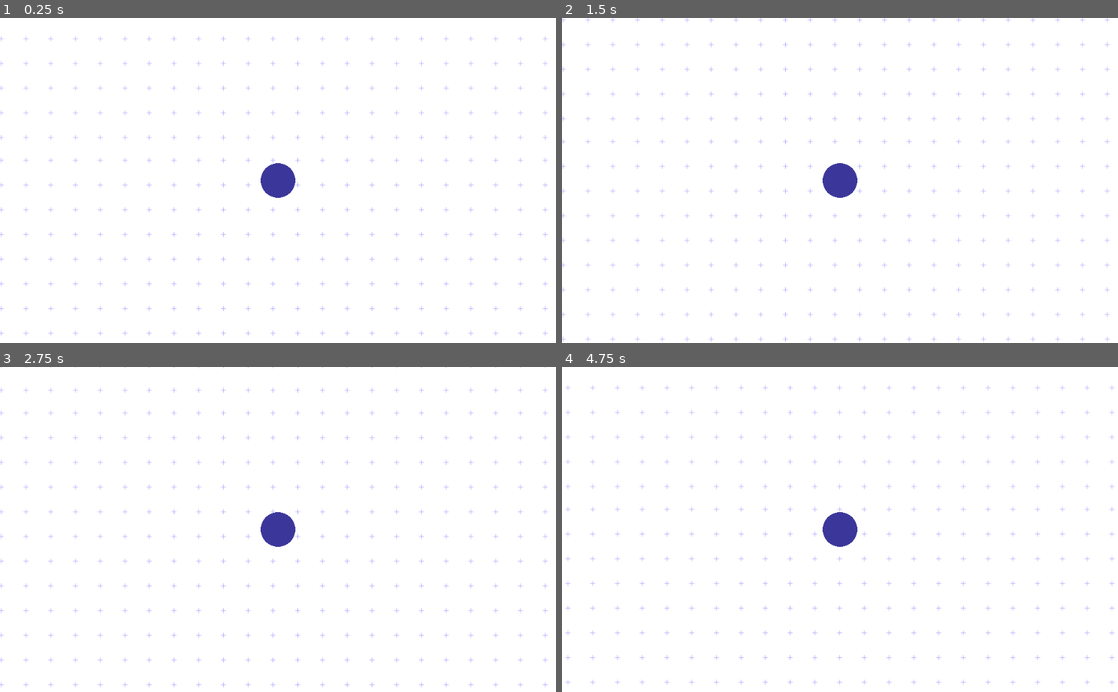
Above: before the commit, frames 1-4 (two rows, left to right).
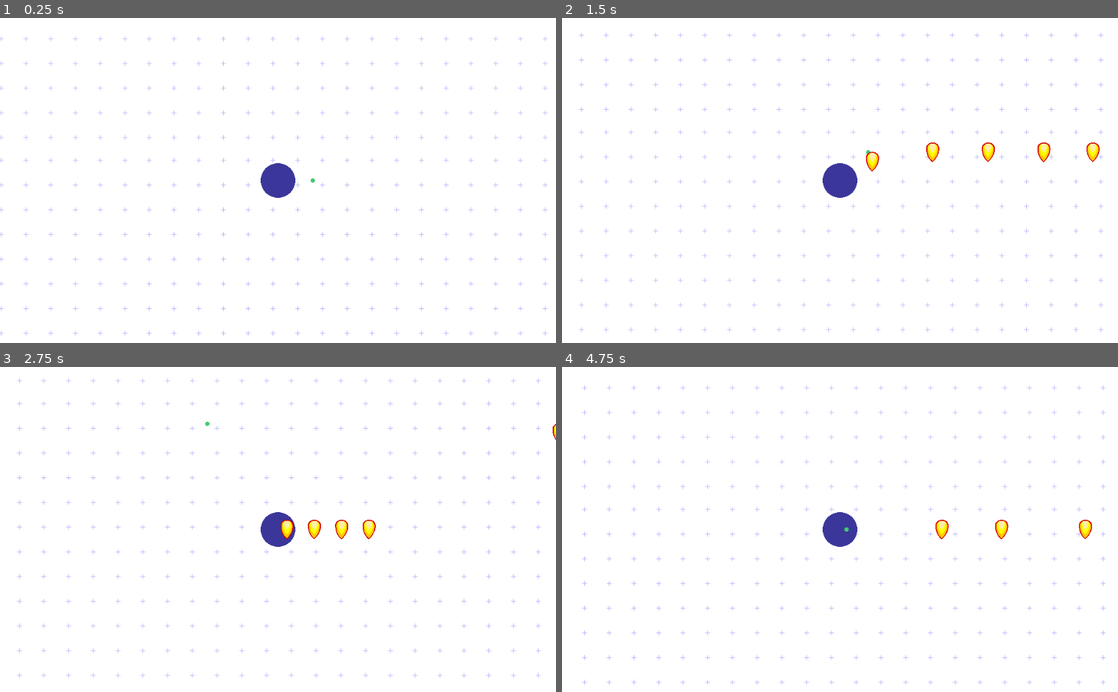
Above: after the commit, the same moments.

Repository: ItsSeaJay/april-2018-convenience-jam
Game: Godot game, scene res://Levels/Main.tscn
Two runs of this game, one before a commit and one after it. Both use one fixed random seed, a clock stepped at 60 frames per second and the inputs below.
Inputs (mouse positions are in pixels of both pictures, inside the frame that each line leads up to):
- Up to frame 1 (0.25 s): no input
- Up to frame 2 (1.5 s): tap Enter at 0.5 s; move the mouse to (962, 164) at 0.52 s; press the mouse at (962, 164) at 0.53 s; hold Right (move_right) 0.53-1.28 s; move the mouse to (728, 196) at 1.27 s; release the mouse at (728, 196) at 1.28 s; hold Down (move_down) from 1.28 s (still down); click (728, 196) at 1.35 s
- Up to frame 3 (2.75 s): move the mouse to (333, 458) at 2.02 s; release Down (move_down) at 2.03 s; press the mouse at (333, 458) at 2.03 s; hold Right (move_right) from 2.03 s (still down)
- Up to frame 4 (4.75 s): move the mouse to (812, 594) at 2.77 s; release Right (move_right) at 2.78 s; release the mouse at (812, 594) at 2.78 s; hold Up (move_up) 2.78-3.53 s; click (812, 594) at 2.85 s; move the mouse to (1006, 578) at 3.52 s; press the mouse at (1006, 578) at 3.53 s; hold Left (move_left) from 3.53 s (still down); move the mouse to (673, 480) at 4.27 s; release the mouse at (673, 480) at 4.28 s; click (673, 480) at 4.35 s

The runs differ from the first frame. In frame 1, less than 0.1% of the frame differs, in the area x 55-57%, y 49-51%; in frame 2, 3.0%, in the area x 0-99%, y 0-100%; in frame 3, 2.9%; in frame 4, 2.8%.
Error before the commit: Invalid call. Nonexistent function 'instance' in base 'Nil'. (res://Entities/Player.gd:30)

Commit message:
Fix redundant variable declaration

Diff:
--- a/April2018ConvenienceJam/Entities/Player.gd
+++ b/April2018ConvenienceJam/Entities/Player.gd
@@ -27,13 +27,16 @@
 	# Shooting
 	if (Input.is_action_pressed("fire") and heat == 0.0):
 		var world = self.get_parent()
-		var bullet = bullet.instance()
+		var instance = bullet.instance()
 
-		bullet.set_global_position(global_position)
-
+		# Apply heat to the gun to prevent endless fire
 		heat = cooldown
 
-		world.add_child(bullet)
+		# Set the transform of the new instance
+		instance.position = position
+
+		# Drop that instance into the world
+		world.add_child(instance)
 
 	# Cool down the gun
 	heat = max(heat - delta, 0.0)
--- a/April2018ConvenienceJam/Levels/Main.tscn
+++ b/April2018ConvenienceJam/Levels/Main.tscn
@@ -15,6 +15,7 @@
 [node name="Player" parent="." instance=ExtResource( 2 )]
 color = Color( 0.235294, 0.219608, 0.607843, 1 )
 radius = 32.0
+cooldown = 0.2
 
 [node name="Feeder" type="Node2D" parent="."]
 script = ExtResource( 3 )
--- a/April2018ConvenienceJam/Pickups/Food.gd
+++ b/April2018ConvenienceJam/Pickups/Food.gd
@@ -1,6 +1,8 @@
 extends StaticBody2D
 
 export var radius : float = 4.0
+
+onready var collision_shape = self.get_child(0)
 
 var color : Color
 
--- a/April2018ConvenienceJam/Projectiles/Bullet.gd
+++ b/April2018ConvenienceJam/Projectiles/Bullet.gd
@@ -1,13 +1,6 @@
 extends Area2D
 
-# Declare member variables here. Examples:
-# var a = 2
-# var b = "text"
+export var speed = 512
 
-# Called when the node enters the scene tree for the first time.
-func _ready():
-	pass # Replace with function body.
-
-# Called every frame. 'delta' is the elapsed time since the previous frame.
-#func _process(delta):
-#	pass
+func _process(delta):
+	translate(Vector2(speed * delta, 0.0))
--- a/April2018ConvenienceJam/Spawners/Feeder.gd
+++ b/April2018ConvenienceJam/Spawners/Feeder.gd
@@ -17,7 +17,8 @@
 		var instance = food.instance()
 
 		# Move that instance to a random position between nodes
-		instance.set_position(Vector2(randf() * size.x, randf() * size.y))
+		#instance.set_global_position(Vector2(randf() * size.x, randf() * size.y))
+		instance.set_global_position(Vector2(32.0, 0.0))
 
 		# Add that node as a child in the scene tree
 		add_child(instance)
